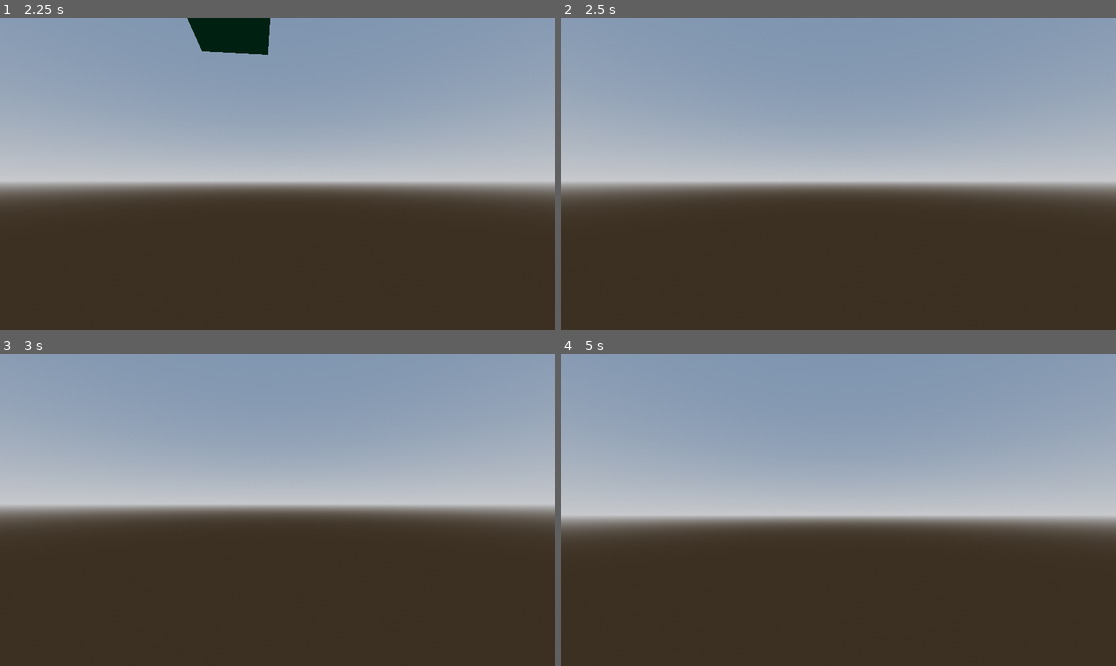
Above: before the commit, frames 1-4 (two rows, left to right).
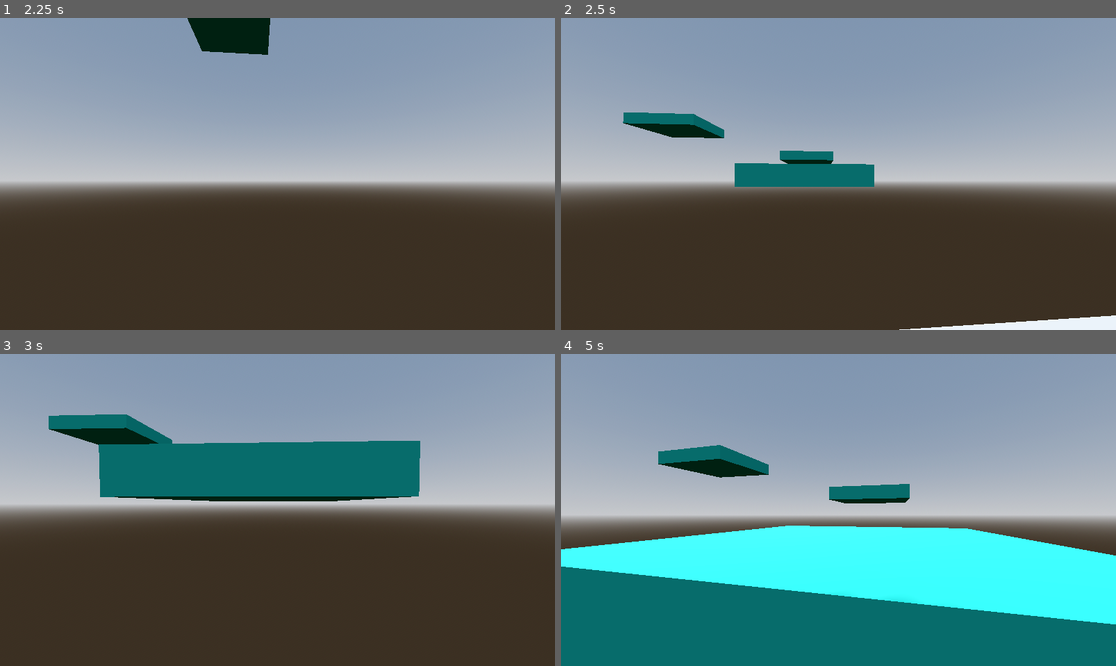
Above: after the commit, the same moments.

Repository: LemonSmacker/Masquerade-an-Obituary
Game: Godot game, scene res://scenes/level_1.tscn
Two runs of this game, one before a commit and one after it. Both use one fixed random seed, a clock stepped at 60 frames per second and the inputs below. The project has no main scene, so this scene is started directly.
Inputs (mouse positions are in pixels of both pictures, inside the frame that each line leads up to):
- Up to frame 1 (2.25 s): tap Enter at 0.5 s; move the mouse to (305, 174) at 0.52 s; hold W (up) from 0.53 s (still down); tap Space (jump) at 0.6, 0.77, 1.07, 1.52, 1.55, 1.82, 2.1 s; move the mouse to (249, 174) at 1.27 s; tap Shift (sprint) at 1.35 s; move the mouse to (288, 167) at 2.02 s
- Up to frame 2 (2.5 s): keep holding W (up)
- Up to frame 3 (3 s): keep holding W (up); move the mouse to (271, 516) at 2.77 s; tap Shift (sprint) at 2.85 s
- Up to frame 4 (5 s): keep holding W (up); tap Space (jump) at 3.02, 3.05, 3.32, 3.6, 3.77, 4.07, 4.52, 4.55, 4.82 s; move the mouse to (877, 513) at 3.52 s; move the mouse to (794, 506) at 4.27 s; tap Shift (sprint) at 4.35 s

Frame 1 is identical in both runs. In frame 2, 4.2% of the frame differs, in the area x 11-100%, y 30-100%; in frame 3, 12%; in frame 4, 44%, in the area x 0-100%, y 29-100%.

Commit message:
sound, respawn

Diff:
--- a/scenes/level_1.tscn
+++ b/scenes/level_1.tscn
@@ -1,6 +1,9 @@
-[gd_scene load_steps=8 format=3 uid="uid://dfpgf8w4mcc1"]
+[gd_scene load_steps=11 format=3 uid="uid://dfpgf8w4mcc1"]
 
 [ext_resource type="Script" path="res://scripts/Player.gd" id="1_lwujj"]
+[ext_resource type="AudioStream" uid="uid://dvhcyr1hiyo2u" path="res://sounds/sfx/jump.wav" id="2_5wfro"]
+[ext_resource type="AudioStream" uid="uid://bhbwdy2abk381" path="res://sounds/music/maobgm.wav" id="2_m7u7d"]
+[ext_resource type="AudioStream" uid="uid://b1kjyv5gjfg2q" path="res://sounds/sfx/step.wav" id="3_fge5v"]
 
 [sub_resource type="ProceduralSkyMaterial" id="ProceduralSkyMaterial_7traw"]
 sky_horizon_color = Color(0.64625, 0.65575, 0.67075, 1)
@@ -51,6 +54,15 @@
 [node name="Camera3D" type="Camera3D" parent="Player/Head"]
 transform = Transform3D(1, 0, 0, 0, 1, 0, 0, 0, 1, 0, 0.550635, 0)
 
+[node name="jumpsound" type="AudioStreamPlayer3D" parent="Player"]
+stream = ExtResource("2_5wfro")
+
+[node name="stepsound" type="AudioStreamPlayer3D" parent="Player"]
+stream = ExtResource("3_fge5v")
+
+[node name="RayCast3D" type="RayCast3D" parent="Player"]
+transform = Transform3D(1, 0, 0, 0, 1, 0, 0, 0, 1, 0, -1, 0)
+
 [node name="CSGBox3D2" type="CSGBox3D" parent="."]
 transform = Transform3D(1, 0, 0, 0, 1, 0, 0, 0, 1, 7.09993, 0.0515833, -0.207587)
 material_override = SubResource("StandardMaterial3D_obs6r")
@@ -82,43 +94,43 @@
 size = Vector3(3, 0.5, 3)
 
 [node name="CSGBox3D7" type="CSGBox3D" parent="."]
-transform = Transform3D(1, 0, 0, 0, 1, 0, 0, 0, 1, -4.24251, 6.72124, 8.89635)
+transform = Transform3D(1, 0, 0, 0, 1, 0, 0, 0, 1, -4.24251, 6.72124, 8.36532)
 material_override = SubResource("StandardMaterial3D_obs6r")
 use_collision = true
 size = Vector3(3, 0.5, 3)
 
 [node name="CSGBox3D8" type="CSGBox3D" parent="."]
-transform = Transform3D(1, 0, 0, 0, 1, 0, 0, 0, 1, 4.54817, 7.9572, 9.97727)
+transform = Transform3D(1, 0, 0, 0, 1, 0, 0, 0, 1, 4.13998, 7.9572, 9.97727)
 material_override = SubResource("StandardMaterial3D_obs6r")
 use_collision = true
 size = Vector3(3, 0.5, 3)
 
 [node name="CSGBox3D9" type="CSGBox3D" parent="."]
-transform = Transform3D(1, 0, 0, 0, 1, 0, 0, 0, 1, 8.17523, 9.23719, 1.57997)
+transform = Transform3D(1, 0, 0, 0, 1, 0, 0, 0, 1, 8.17523, 9.23719, 2.1399)
 material_override = SubResource("StandardMaterial3D_obs6r")
 use_collision = true
 size = Vector3(3, 0.5, 3)
 
 [node name="CSGBox3D10" type="CSGBox3D" parent="."]
-transform = Transform3D(1, 0, 0, 0, 1, 0, 0, 0, 1, 1.22182, 10.6133, -5.0049)
+transform = Transform3D(1, 0, 0, 0, 1, 0, 0, 0, 1, 2.63083, 10.6133, -4.6791)
 material_override = SubResource("StandardMaterial3D_obs6r")
 use_collision = true
 size = Vector3(3, 0.5, 3)
 
 [node name="CSGBox3D11" type="CSGBox3D" parent="."]
-transform = Transform3D(1, 0, 0, 0, 1, 0, 0, 0, 1, -6.62328, 11.7688, -9.10862)
+transform = Transform3D(1, 0, 0, 0, 1, 0, 0, 0, 1, -4.79355, 11.7688, -9.10862)
 material_override = SubResource("StandardMaterial3D_obs6r")
 use_collision = true
 size = Vector3(3, 0.5, 3)
 
 [node name="CSGBox3D12" type="CSGBox3D" parent="."]
-transform = Transform3D(1, 0, 0, 0, 1, 0, 0, 0, 1, -8.43977, 13.2107, -1.53735)
+transform = Transform3D(1, 0, 0, 0, 1, 0, 0, 0, 1, -8.43977, 13.2107, -2.40963)
 material_override = SubResource("StandardMaterial3D_obs6r")
 use_collision = true
 size = Vector3(3, 0.5, 3)
 
 [node name="CSGBox3D13" type="CSGBox3D" parent="."]
-transform = Transform3D(1, 0, 0, 0, 1, 0, 0, 0, 1, -14.5159, 14.1215, 7.75563)
+transform = Transform3D(1, 0, 0, 0, 1, 0, 0, 0, 1, -14.5159, 14.1215, 6.10454)
 material_override = SubResource("StandardMaterial3D_obs6r")
 use_collision = true
 size = Vector3(3, 0.5, 3)
@@ -206,3 +218,7 @@
 material_override = SubResource("StandardMaterial3D_obs6r")
 use_collision = true
 size = Vector3(0.5, 4, 0.5)
+
+[node name="AudioStreamPlayer" type="AudioStreamPlayer" parent="."]
+stream = ExtResource("2_m7u7d")
+autoplay = true
--- a/scripts/Player.gd
+++ b/scripts/Player.gd
@@ -9,6 +9,7 @@
 const BOB_FREQ = 2.0
 const BOB_AMP = 0.08
 var t_bob = 0.0
+var respawn_coords = Vector3(0, 0, 0)
 
 
 
@@ -17,11 +18,13 @@
 
 @onready var head = $Head
 @onready var camera = $Head/Camera3D
+@onready var jumpSound = $jumpsound
+@onready var stepSound = $stepsound
 
 
 func _ready():
 	Input.set_mouse_mode(Input.MOUSE_MODE_CAPTURED)
-
+	$RayCast3D.force_raycast_update()
 
 
 func _unhandled_input(event):
@@ -34,10 +37,12 @@
 	# Add the gravity.
 	if not is_on_floor():
 		velocity.y -= gravity * delta
+		stepSound.stop()
 
 	# Handle jump.
 	if Input.is_action_just_pressed("jump") and is_on_floor():
 		velocity.y = JUMP_VELOCITY
+		jumpSound.play()
 
 	if Input.is_action_pressed("sprint"):
 		speed = SPRINT_SPEED
@@ -55,12 +60,15 @@
 		if direction:
 			velocity.x = direction.x * speed
 			velocity.z = direction.z * speed
+
 		else:
 			velocity.x = lerp(velocity.x, direction.x * speed, delta * 8.0)
 			velocity.z = lerp(velocity.z, direction.z * speed, delta * 8.0)
+			stepSound.play()
 	else:
 		velocity.x = lerp(velocity.x, direction.x * speed, delta * 3.5)
 		velocity.z = lerp(velocity.z, direction.z * speed, delta * 3.5)
+
 
 	t_bob += delta * velocity.length() * float(is_on_floor())
 	camera.transform.origin = _headbob(t_bob)
@@ -69,6 +77,21 @@
 	move_and_slide()
 
 
+	if position.y < -5:
+		position = respawn_coords
+
+
+	if $RayCast3D.is_colliding():
+		var collider = $RayCast3D.get_collider()
+		if collider.name == "CSGBox3D13":
+			respawn_coords = Vector3(-14.51, 15.122, 6.105)
+			print("Yippee")
+		if collider.name == "CSGBox3D25":
+			respawn_coords = Vector3(-50.52, 10.328, 13.04)
+			print("Yippee")
+
+
+
 func _headbob(time) -> Vector3:
 	var pos = Vector3.ZERO
 	pos.y = sin(time * BOB_FREQ) * BOB_AMP
Not shown, added: sounds/music/maobgm.wav.import
Not shown, added: sounds/sfx/jump.wav.import
Not shown, added: sounds/sfx/step.wav.import
Not shown, added: sounds/music/maobgm.wav
Not shown, added: sounds/sfx/jump.wav
Not shown, added: sounds/sfx/step.wav
